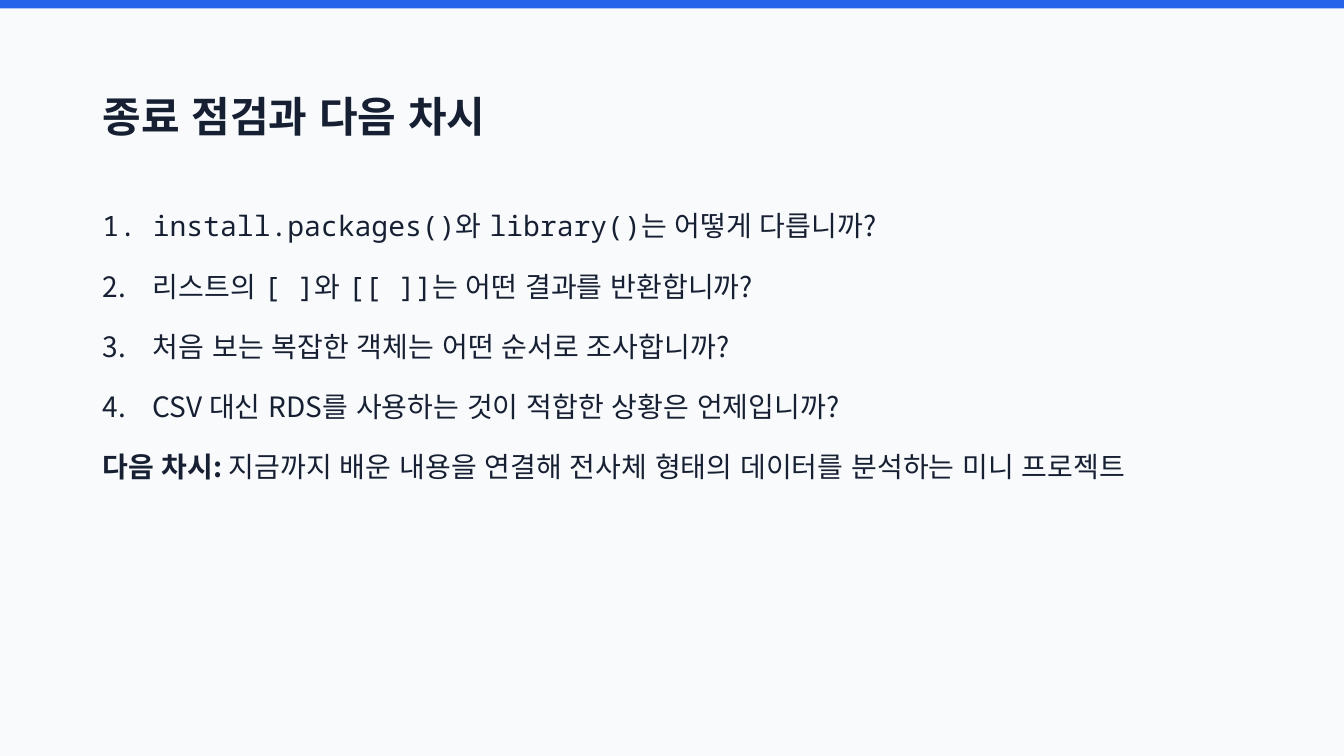
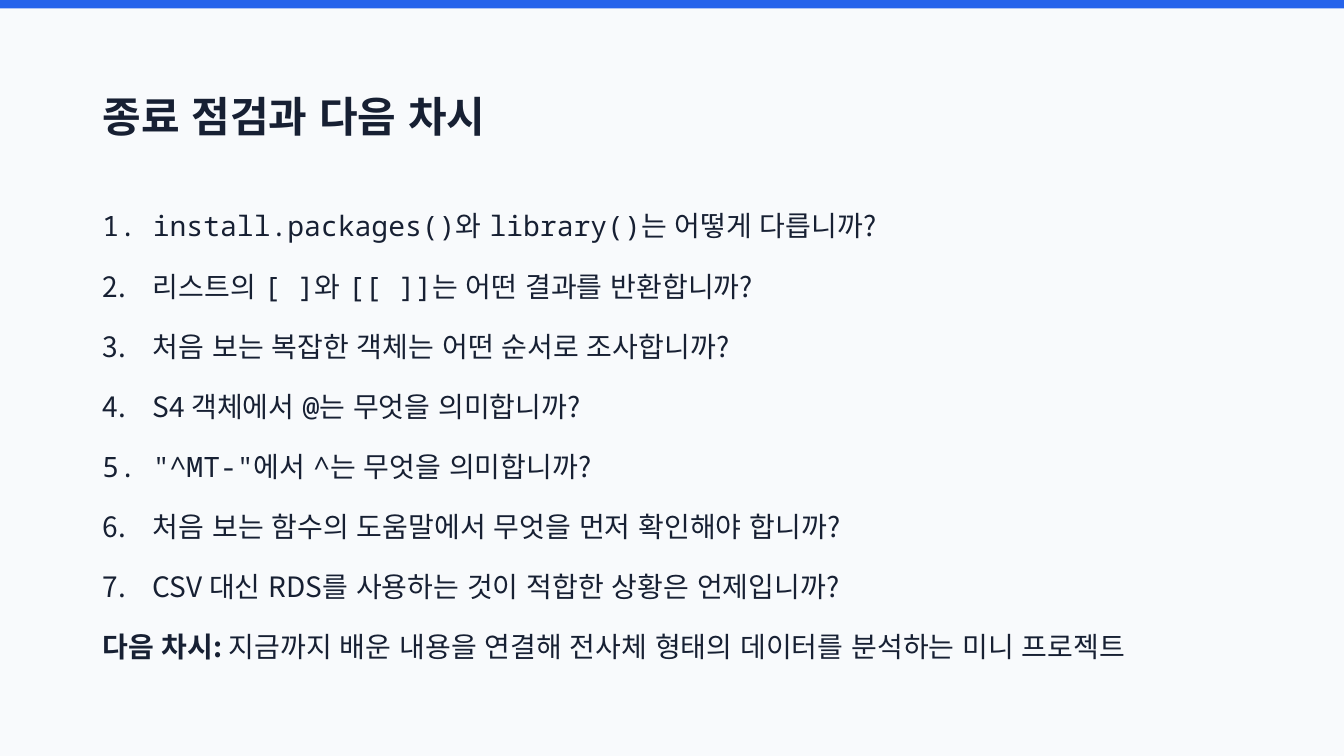
Before and after one commit to joonion/r-programming-basic, a slide deck: slide 74 of slides/11_packages_lists_and_objects.pptx (slide 68 before the commit). Drawn at 1344x756 pixels with LibreOffice and Linux fonts; fonts in the diff are those of the drawing. Boxes give left, top, right and bottom in pixels: in the first picture for what was removed or moved away, otherwise in the second. Text is boxed around its words. In the diff, an @@ line names an element or a change of style, - is before the commit and + after.

```diff
--- a/slides/11_packages_lists_and_objects.pptx
+++ b/slides/11_packages_lists_and_objects.pptx
@@ text at [153,393,841,540]: paragraphs added @@
+4. S4 객체에서 @는 무엇을 의미합니까?
+5. "^MT-"에서 ^는 무엇을 의미합니까?
+6. 처음 보는 함수의 도움말에서 무엇을 먼저 확인해야 합니까?
```
Also in this commit, not shown: 4 other slides changed, 6 slides added, 19 other files.
